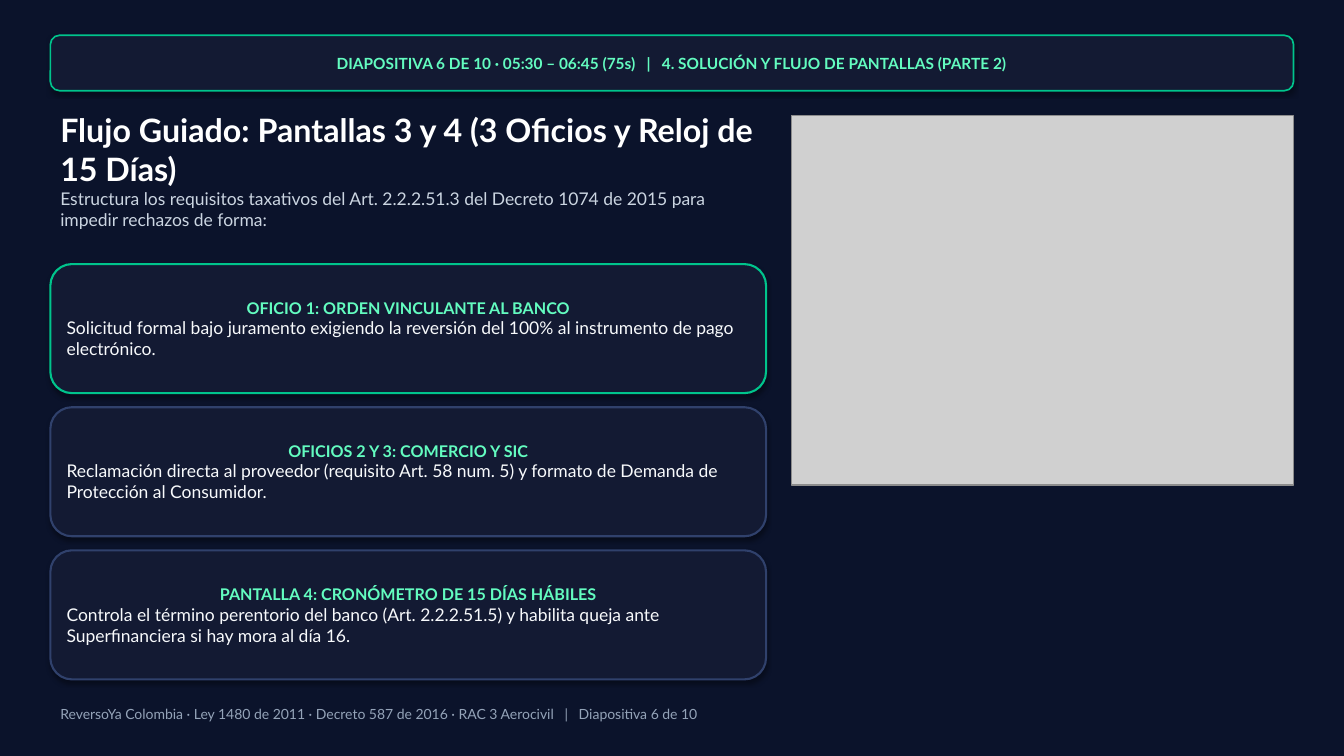
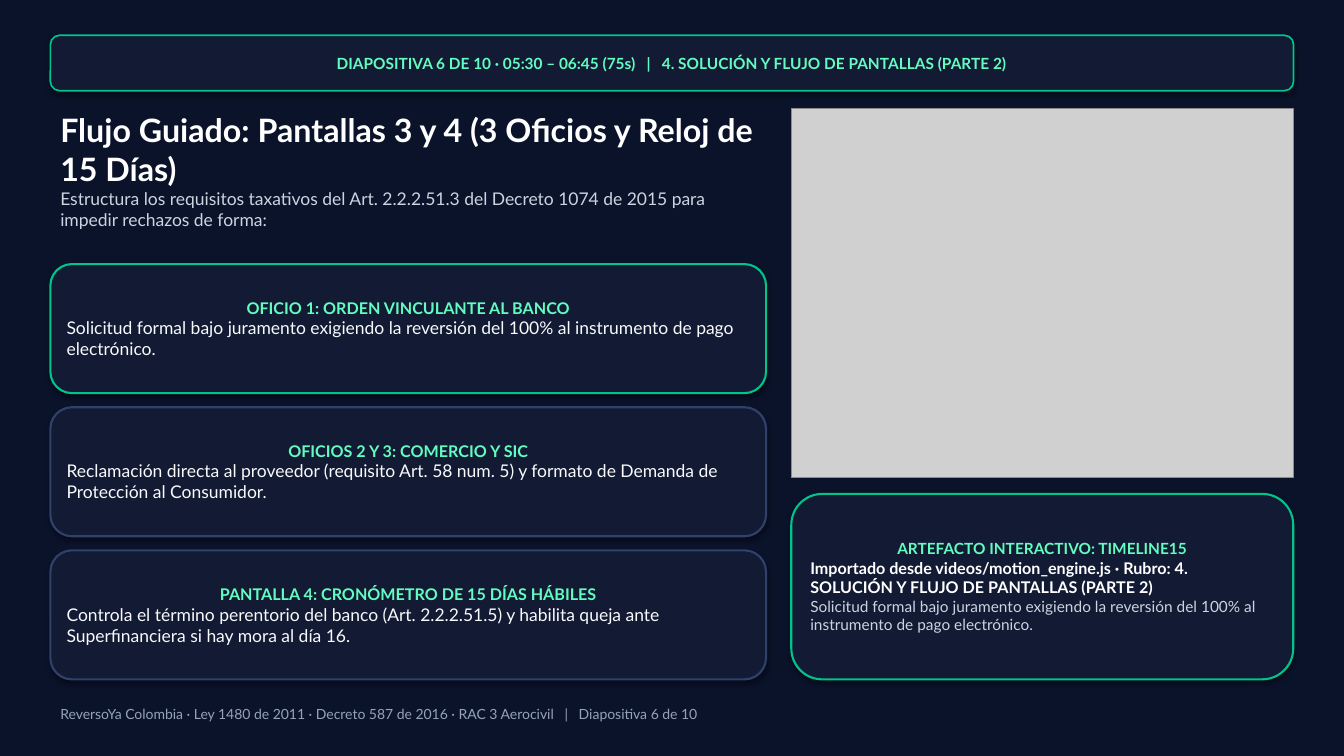
Before and after one commit to seagomezar/reversoya, a slide deck: slide 6 of ReversoYa_Presentacion_10Minutos.pptx. Drawn at 1344x756 pixels with LibreOffice and Linux fonts; fonts in the diff are those of the drawing; grey boxes stand for pictures. Boxes give left, top, right and bottom in pixels: in the first picture for what was removed or moved away, otherwise in the second. Text is boxed around its words. In the diff, an @@ line names an element or a change of style, - is before the commit and + after.

```diff
--- a/ReversoYa_Presentacion_10Minutos.pptx
+++ b/ReversoYa_Presentacion_10Minutos.pptx
@@ picture: place and size @@
-picture at [791,116,1294,485]
+picture at [791,109,1294,478]
@@ rounded rectangle added at [791,494,1294,680], fill #131A33, outline #00C48C 1.5 pt, 11 pt, text #CBD5E1, bold @@
+ARTEFACTO INTERACTIVO: TIMELINE15
+Importado desde videos/motion_engine.js · Rubro: 4. SOLUCIÓN Y FLUJO DE PANTALLAS (PARTE 2)
+Solicitud formal bajo juramento exigiendo la reversión del 100% al instrumento de pago electrónico.
```
Also in this commit, not shown: 9 other slides changed, 7 other files.
